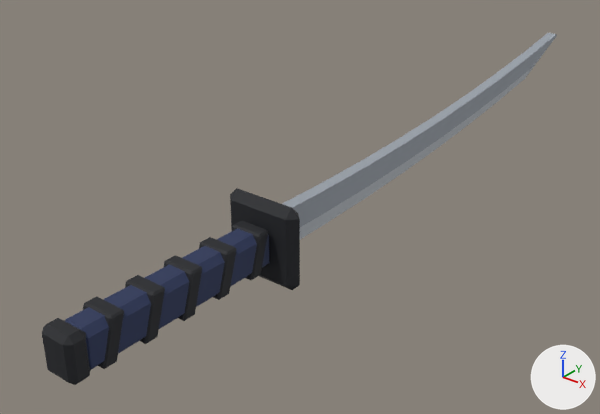
What one commit did to the glTF model roblox/assets/weapons-kit/src/w_katana.glb.
One viewpoint serves both versions: a 50 mm camera at (0.509, -0.444, 0.412) aimed at (-0.063, 0.27, -0.031). Every picture has the same lights, and +X, +Y and +Z are marked at lower right. The first picture is the older version. Where no turn or scale is listed for an object, it has been applied to the vertices. Vertices at exactly the same position are counted once.

Script lines for the objects in view, before the commit:
```python
ob_kat_blade_wzb = bpy.data.objects.new('kat_blade_wzB', me_kat_blade_wzb)
ob_kat_blade_wzb.location = (0.0, 0.0, 0.0)
ob_kat_blade_wzb_001 = bpy.data.objects.new('kat_blade_wzB.001', me_kat_blade_wzb_001)
ob_kat_blade_wzb_001.location = (0.0, 0.0, 0.0)
ob_kat_guard_wzn = bpy.data.objects.new('kat_guard_wzN', me_kat_guard_wzn)
ob_kat_guard_wzn.location = (0.0, 0.0, 0.0)
ob_kat_guard_wzn_001 = bpy.data.objects.new('kat_guard_wzN.001', me_kat_guard_wzn_001)
ob_kat_guard_wzn_001.location = (0.0, 0.0, 0.0)
ob_kat_tsuka_wza = bpy.data.objects.new('kat_tsuka_wzA', me_kat_tsuka_wza)
ob_kat_tsuka_wza.location = (0.0, 0.0, 0.0)
# also in view: 'kat_tsuka_wzN' at (0.0, -0.119, 0.002); 'kat_trims_wzN' at (0.0, 0.01, 0.002)
```
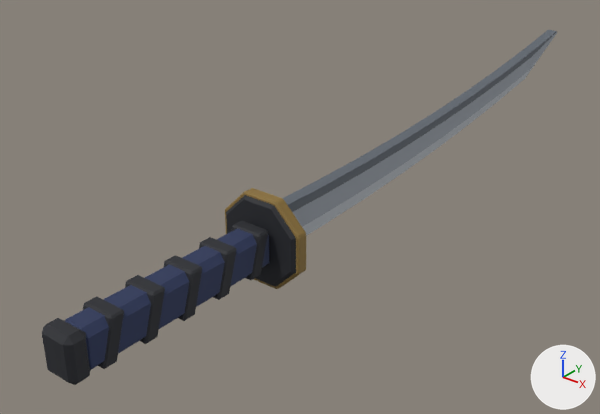
Pixel boxes [x1, y1, x2, y2] of what changed, in the pictures (600 x 414 px):
'kat_blade_wzB', recoloured, reshaped (6% shorter): before [282, 33, 557, 227]; after [282, 30, 557, 212]
'kat_blade_wzB.001', reshaped: before [300, 41, 553, 239]; after [292, 32, 557, 227]
'kat_guard_wzN.001', reshaped: before [230, 188, 300, 290]; after [226, 195, 296, 287]
'kat_guard_wzN', reshaped (not visible before): after [225, 188, 306, 289]
'kat_blade_wzB.002', unchanged, uncovered by the edit: after [302, 39, 553, 236]

The edits, one by one:
Material 'spine' (mat_spine) is new.
Its base color is (0.114, 0.133, 0.159) (grey #5f666f).
Its roughness is 0.75.
me_kat_blade_wzb is used by ob_kat_blade_wzb; location (0.0, 0.0, 0.0).
me_kat_blade_wzb had 36 vertices, 68 faces and spanned x -0.007..0.007, y 0.139..0.836, z -0.001..0.082.
me_kat_blade_wzb no longer uses material mat_steel (grey #9aa1aa).
me_kat_blade_wzb now has 36 vertices, 68 faces and spans x -0.007..0.007, y 0.139..0.836, z 0.023..0.087.
me_kat_blade_wzb part 1: 36 of 36 vertices moved; they spanned x -0.007..0.007, y 0.139..0.836, z -0.001..0.082 and now span x -0.007..0.007, y 0.139..0.836, z 0.023..0.087; mean shift (0.0, 0.0, 0.013).
me_kat_blade_wzb gains material mat_spine (grey #5f666f).
me_kat_blade_wzb_001 is used by ob_kat_blade_wzb_001; location (0.0, 0.0, 0.0).
me_kat_blade_wzb_001 had 36 vertices, 68 faces and spanned x -0.007..0.007, y 0.139..0.836, z -0.022..0.079.
me_kat_blade_wzb_001 no longer uses material mat_edge (light grey #c3c9d0).
me_kat_blade_wzb_001 now has 36 vertices, 68 faces and spans x -0.007..0.007, y 0.139..0.836, z -0.002..0.086.
me_kat_blade_wzb_001 part 2: 36 of 36 vertices moved; they spanned x -0.007..0.007, y 0.139..0.836, z -0.022..0.079 and now span x -0.007..0.007, y 0.139..0.836, z -0.002..0.086; mean shift (0.0, 0.0, 0.018).
me_kat_blade_wzb_001 gains material mat_steel (grey #9aa1aa).
me_kat_guard_wzn is used by ob_kat_guard_wzn; location (0.0, 0.0, 0.0).
me_kat_guard_wzn had 24 vertices, 44 faces and spanned x -0.011..0.011, y 0.137..0.158, z -0.027..0.033.
me_kat_guard_wzn now has 152 vertices, 300 faces and spans x -0.0508..0.0508, y 0.1255..0.158, z -0.0478..0.0538.
me_kat_guard_wzn part 3: a new loose piece of 128 vertices spanning x -0.0508..0.0508, y 0.1255..0.1395, z -0.0478..0.0538, in mat_brass (brown #8a7038).
me_kat_guard_wzn_001 is used by ob_kat_guard_wzn_001; location (0.0, 0.0, 0.0).
me_kat_guard_wzn_001 had 16 vertices, 28 faces and spanned x -0.047..0.047, y 0.122..0.142, z -0.045..0.051.
me_kat_guard_wzn_001 now has 32 vertices, 60 faces and spans x -0.048..0.048, y 0.122..0.143, z -0.045..0.051.
me_kat_guard_wzn_001 part 4: the whole mesh is rebuilt.
